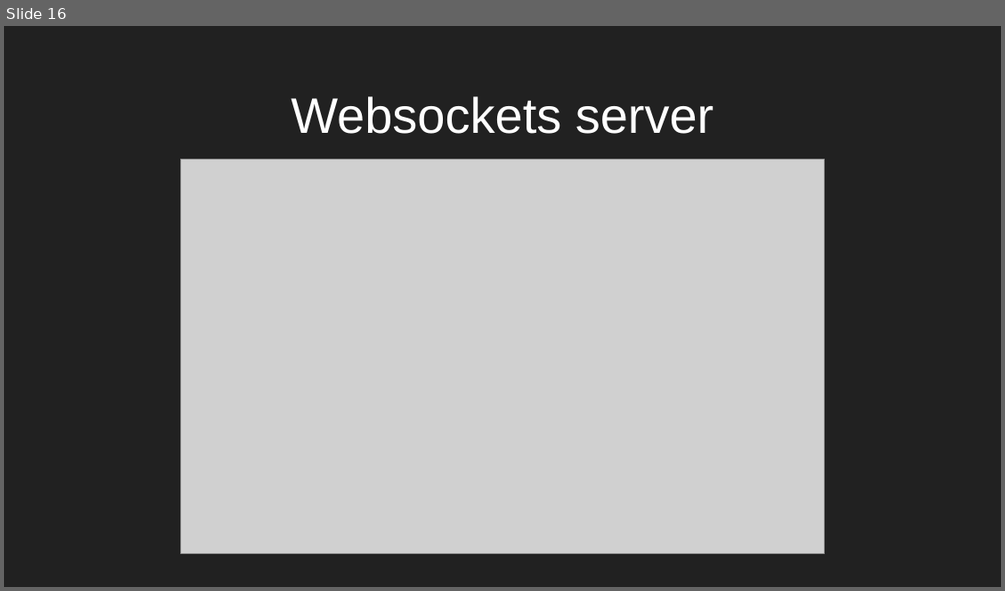
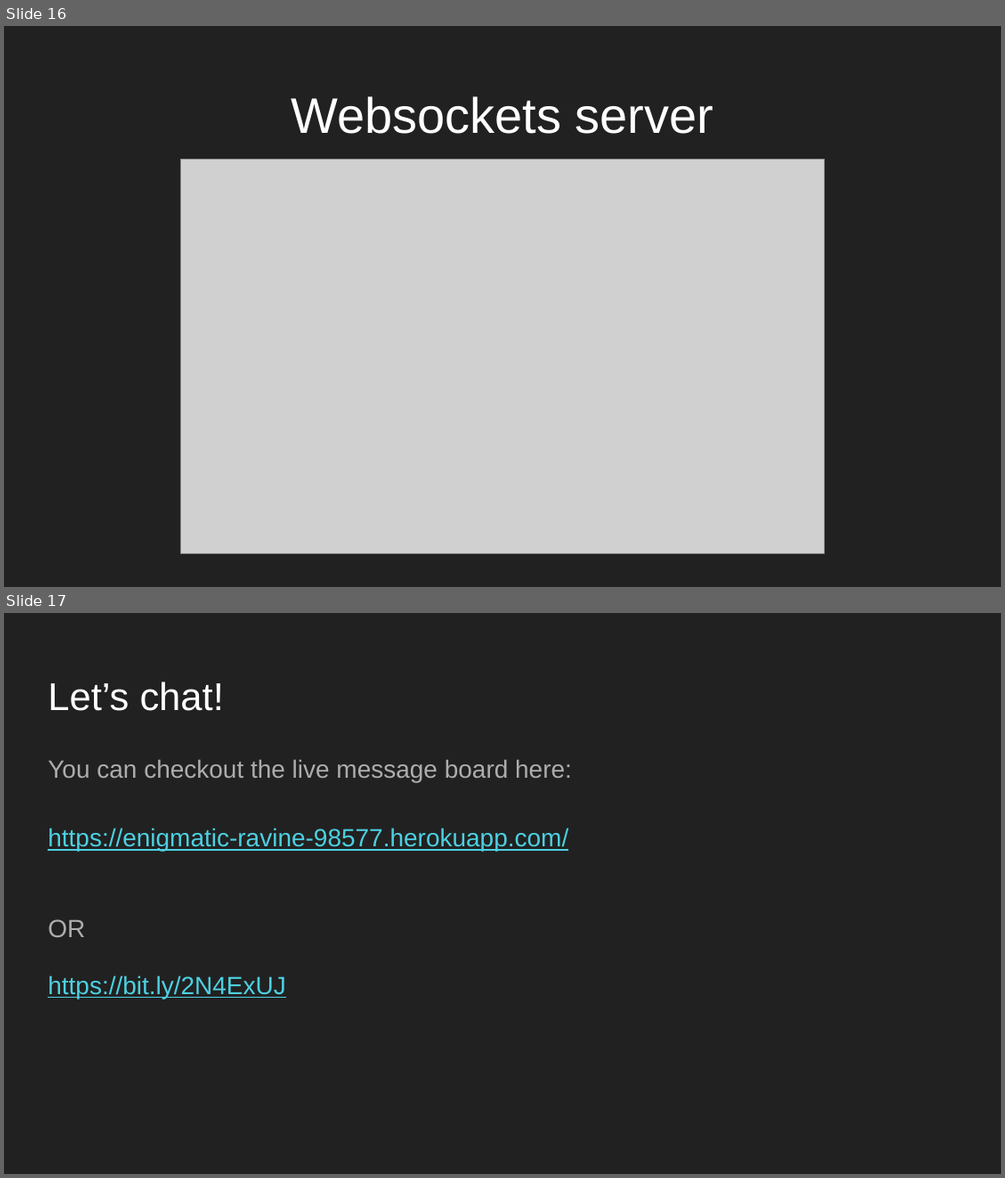
Before and after one commit to liron-navon/fresh-friday-node-intro, a slide deck: Node.js for web developers.pptx. Shown one above the other, each under a label of ours: slide 16 before the commit, slides 16 and 17 after it. The pictures are 1005x591 and 1005x1178 pixels, drawn with LibreOffice and Linux fonts; fonts in the diff are those of the drawing; grey boxes stand for pictures. Boxes give left, top, right and bottom in pixels: in the first picture for what was removed or moved away, otherwise in the second. Text is boxed around its words. In the diff, an @@ line names an element or a change of style, - is before the commit and + after.

Commit message:
updated the presentation

```diff
--- a/Node.js for web developers.pptx
+++ b/Node.js for web developers.pptx
@@ slide 17 added at <box>4,613,1001,1174</box>, background #212121 @@
@@ title added at <box>48,682,224,711</box>, 28 pt, text #FFFFFF @@
+Let’s chat!
@@ text added at <box>48,759,572,998</box>, 18 pt, text #4DD0E1, underline @@
+You can checkout the live message board here:
+https://enigmatic-ravine-98577.herokuapp.com/
+OR
+https://bit.ly/2N4ExUJ
```
Also in this commit, not shown: 1 other slide added.
